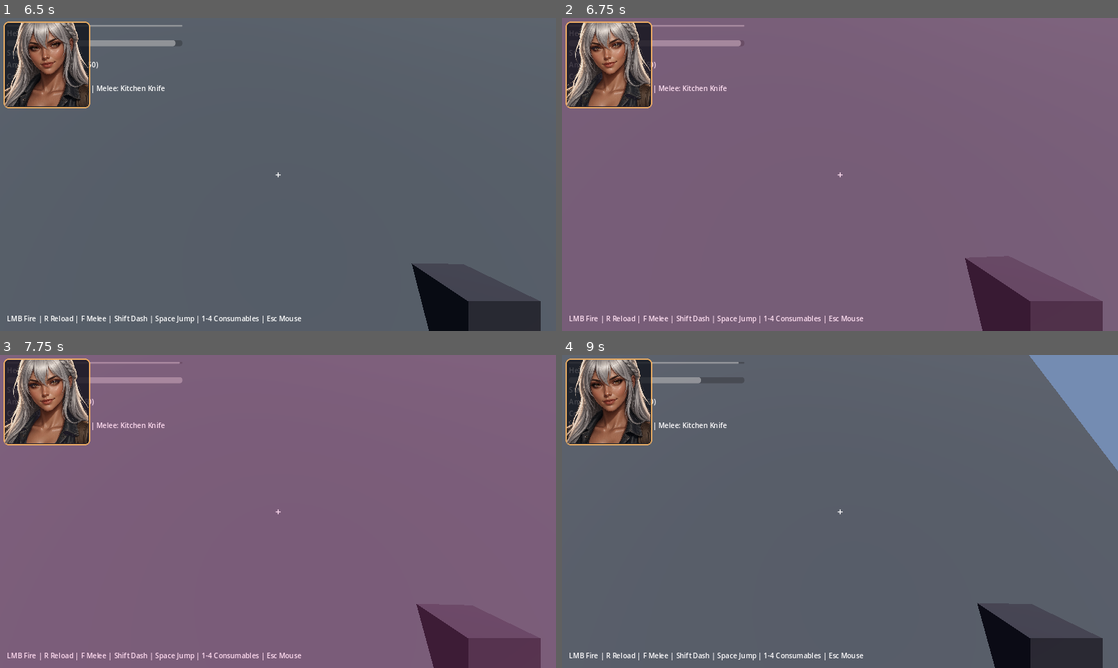
Above: before the commit, frames 1-4 (two rows, left to right).
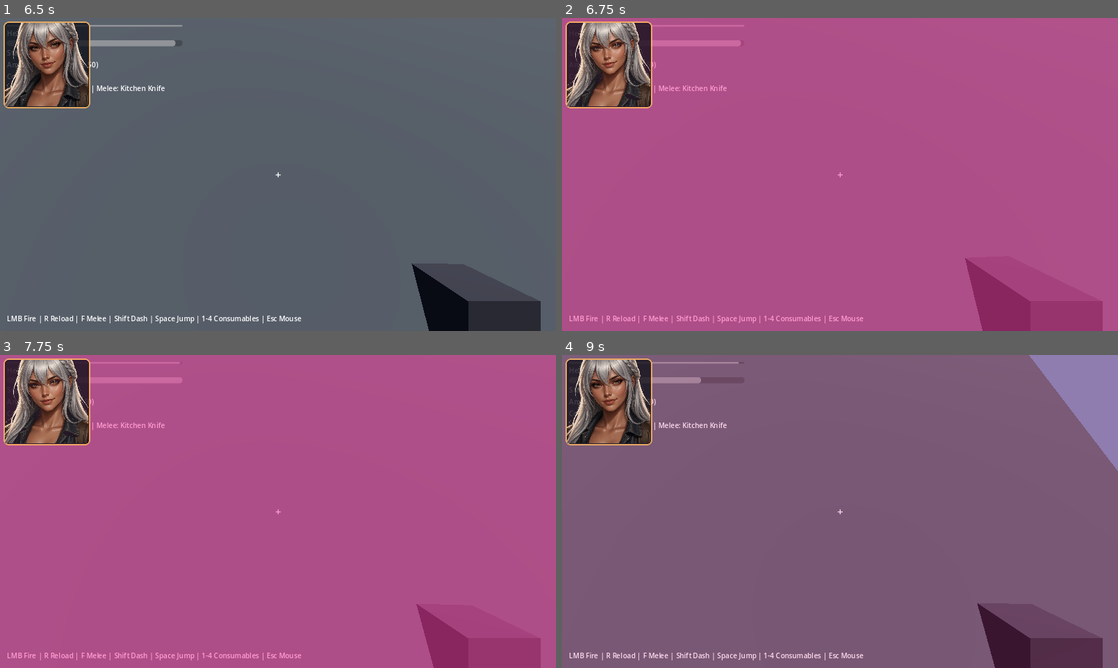
Above: after the commit, the same moments.

Repository: grey142/tickle-outbreak
Game: Godot game, scene res://scenes/main/MainMenu.tscn
Two runs of this game, one before a commit and one after it. Both use one fixed random seed, a clock stepped at 60 frames per second and the inputs below.
Inputs (mouse positions are in pixels of both pictures, inside the frame that each line leads up to):
- Up to frame 1 (6.5 s): click "Gallery / Compendium" at 0.5 s; click "← Back to Main Menu" at 1.25 s; click "New Run → Hub" at 2 s; click "Deploy → Mission 1" at 2.75 s; tap Enter at 3.5 s; move the mouse to (305, 174) at 3.52 s; hold W (move_forward) from 3.53 s (still down); tap Shift (dash) at 3.6 s; click (305, 174) at 3.67 s; tap Space (jump) at 3.77, 4.52, 6.02 s; move the mouse to (250, 174) at 4.27 s; click (250, 174) at 4.35 s; move the mouse to (289, 168) at 5.02 s; tap F (melee) at 5.1 s; click (289, 168) at 5.17 s; move the mouse to (272, 180) at 5.77 s; tap 4 (use_alcohol) at 5.85 s; click (272, 180) at 5.92 s
- Up to frame 2 (6.75 s): keep holding W (move_forward); move the mouse to (878, 177) at 6.52 s; tap 3 (use_ammo) at 6.6 s; click (878, 177) at 6.67 s
- Up to frame 3 (7.75 s): keep holding W (move_forward); tap Space (jump) at 6.77, 7.52 s; move the mouse to (233, 508) at 7.27 s; tap 2 (use_energy) at 7.35 s; click (233, 508) at 7.42 s
- Up to frame 4 (9 s): move the mouse to (845, 511) at 8.02 s; tap 1 (use_health) at 8.1 s; click (845, 511) at 8.17 s; tap Space (jump) at 8.75 s; move the mouse to (817, 505) at 8.77 s; release W (move_forward) at 8.78 s; hold D (move_right) from 8.78 s (still down); tap Shift (dash) at 8.85 s; click (817, 505) at 8.92 s

Frame 1 is identical in both runs. In frame 2, 96% of the frame differs, in the area x 0-100%, y 0-100%; in frame 3, 96%; in frame 4, 95%.

Commit message:
Boost tickle flash/SFX and add mission apocalyptic ambience
Replace tiny chirp giggles with louder synthesized laughs, raise pink flash to ~0.52 alpha, add city+zombie ambience loops, and re-export the Web build.

Diff:
--- a/default_bus_layout.tres
+++ b/default_bus_layout.tres
@@ -5,5 +5,11 @@
 bus/1/solo = false
 bus/1/mute = false
 bus/1/bypass_fx = false
-bus/1/volume_db = 0.0
+bus/1/volume_db = 4.5
 bus/1/send = &"Master"
+bus/2/name = &"Ambience"
+bus/2/solo = false
+bus/2/mute = false
+bus/2/bypass_fx = false
+bus/2/volume_db = 0.0
+bus/2/send = &"Master"
--- a/scenes/mission/Mission.tscn
+++ b/scenes/mission/Mission.tscn
@@ -124,7 +124,7 @@
 mouse_filter = 2
 
 [node name="TickleFeedback" type="CanvasLayer" parent="."]
-layer = 8
+layer = 9
 script = ExtResource("6")
 
 [node name="GameOverUI" type="CanvasLayer" parent="."]
--- /dev/null
+++ b/scripts/mission/MissionAmbience.gd
@@ -0,0 +1,46 @@
+extends Node
+class_name MissionAmbience
+## Looping apocalyptic city + female-zombie ambience for mission scenes.
+
+const CITY_PATH := "res://assets/audio/ambience_city.ogg"
+const ZOMBIE_PATH := "res://assets/audio/ambience_zombies.ogg"
+const CITY_VOL_DB := -10.0
+const ZOMBIE_VOL_DB := -9.0
+
+var _city: AudioStreamPlayer
+var _zombies: AudioStreamPlayer
+
+func _ready() -> void:
+	process_mode = Node.PROCESS_MODE_ALWAYS
+	_city = _make_player("CityAmbience", CITY_PATH, CITY_VOL_DB)
+	_zombies = _make_player("ZombieAmbience", ZOMBIE_PATH, ZOMBIE_VOL_DB)
+	_start()
+
+func _make_player(p_name: String, path: String, vol_db: float) -> AudioStreamPlayer:
+	var p := AudioStreamPlayer.new()
+	p.name = p_name
+	p.bus = "Ambience"
+	p.volume_db = vol_db
+	var stream := load(path) as AudioStream
+	if stream:
+		# Ensure looping even if import missed the flag.
+		if stream is AudioStreamOggVorbis:
+			(stream as AudioStreamOggVorbis).loop = true
+		p.stream = stream
+	add_child(p)
+	return p
+
+func _start() -> void:
+	if _city and _city.stream:
+		_city.play()
+	if _zombies and _zombies.stream:
+		_zombies.play()
+
+func stop_ambience() -> void:
+	if _city and _city.playing:
+		_city.stop()
+	if _zombies and _zombies.playing:
+		_zombies.stop()
+
+func _exit_tree() -> void:
+	stop_ambience()
--- a/scripts/mission/MissionRoot.gd
+++ b/scripts/mission/MissionRoot.gd
@@ -20,6 +20,11 @@
 	mission.name = "MissionManager"
 	add_child(mission)
 	mission.start_mission(self, arena.spawn_points)
+
+	# Apocalyptic city + female zombie loops (Ambience bus).
+	var amb := MissionAmbience.new()
+	amb.name = "MissionAmbience"
+	add_child(amb)
 
 	# HUD / overlays are child scenes in Mission.tscn
 	var hud := get_node_or_null("HUD")
--- a/scripts/systems/TickleSystem.gd
+++ b/scripts/systems/TickleSystem.gd
@@ -4,6 +4,7 @@
 ## Emits EventBus.tickle_pulse once per second while ≥1 zombie is actively tickling.
 
 const PULSE_INTERVAL := 1.0
+const DEBUG_PULSE := false
 
 var player: PlayerController
 var active_count: int = 0
@@ -64,6 +65,8 @@
 		return
 	if _pulse_timer <= 0.0:
 		EventBus.tickle_pulse.emit(count, depleted)
+		if DEBUG_PULSE:
+			print("[TickleSystem] tickle_pulse count=%d depleted=%s" % [count, depleted])
 		_pulse_timer = PULSE_INTERVAL
 	else:
 		_pulse_timer -= delta
--- a/scripts/ui/MainMenu.gd
+++ b/scripts/ui/MainMenu.gd
@@ -7,9 +7,12 @@
 @onready var touch_toggle: CheckButton = $Center/VBox/TouchControls
 
 var _cheats_panel: PanelContainer
+var _audio_unlocked: bool = false
 
 func _ready() -> void:
 	Input.set_mouse_mode(Input.MOUSE_MODE_VISIBLE)
+	# Web browsers mute until a user gesture — prime AudioServer on first click/tap.
+	set_process_unhandled_input(true)
 	title.text = "TICKLE OUTBREAK"
 	blurb.text = "A first-person tickle-zombie survival FPS.\nTongue-in-cheek vertical slice for Godot 4.3+."
 	if touch_toggle:
@@ -19,6 +22,7 @@
 		)
 	_ensure_extra_buttons()
 	start_btn.pressed.connect(func():
+		_unlock_web_audio()
 		GameState.reset_run()
 		# Preserve touch toggle across reset_run
 		var keep_touch := touch_toggle.button_pressed if touch_toggle else GameState.force_mobile_controls
@@ -120,3 +124,31 @@
 func _open_gallery() -> void:
 	GameState.gallery_return_scene = "res://scenes/main/MainMenu.tscn"
 	get_tree().change_scene_to_file("res://scenes/ui/Gallery.tscn")
+
+func _unhandled_input(event: InputEvent) -> void:
+	if event is InputEventMouseButton and event.pressed:
+		_unlock_web_audio()
+	elif event is InputEventScreenTouch and event.pressed:
+		_unlock_web_audio()
+	elif event is InputEventKey and event.pressed:
+		_unlock_web_audio()
+
+func _unlock_web_audio() -> void:
+	# Any play() after a user gesture unlocks the Web Audio context.
+	if _audio_unlocked or not is_inside_tree():
+		return
+	_audio_unlocked = true
+	var p := AudioStreamPlayer.new()
+	p.bus = "Master"
+	p.volume_db = -80.0
+	var stream := load("res://assets/audio/giggle_01.ogg") as AudioStream
+	if stream:
+		p.stream = stream
+		add_child(p)
+		p.play()
+		get_tree().create_timer(0.05).timeout.connect(func():
+			if is_instance_valid(p):
+				p.stop()
+				p.queue_free()
+		)
+	set_process_unhandled_input(false)
--- a/scripts/ui/TickleFeedback.gd
+++ b/scripts/ui/TickleFeedback.gd
@@ -2,9 +2,9 @@
 class_name TickleFeedback
 ## Full-screen pink flash + giggle SFX on EventBus.tickle_pulse (once per second while tickled).
 
-const FLASH_PEAK_ALPHA := 0.24
-const FLASH_FADE_SEC := 0.32
-const PINK := Color(1.0, 0.35, 0.72, 0.0)
+const FLASH_PEAK_ALPHA := 0.52
+const FLASH_FADE_SEC := 0.50
+const PINK := Color(1.0, 0.25, 0.65, 0.0)
 
 const GIGGLE_PATHS := [
 	"res://assets/audio/giggle_01.ogg",
@@ -12,24 +12,33 @@
 ]
 const INTENSE_PATH := "res://assets/audio/laugh_intense.ogg"
 
+const VOL_GIGGLE_DB := 5.0
+const VOL_INTENSE_DB := 8.0
+
 var _flash: ColorRect
-var _player: AudioStreamPlayer
+var _players: Array[AudioStreamPlayer] = []
+var _player_idx: int = 0
 var _giggles: Array[AudioStream] = []
 var _intense: AudioStream
 var _tween: Tween
 
 func _ready() -> void:
-	layer = 8
+	layer = 9
+	process_mode = Node.PROCESS_MODE_ALWAYS
+	visible = true
 	_build_overlay()
 	_load_audio()
-	EventBus.tickle_pulse.connect(_on_tickle_pulse)
+	if not EventBus.tickle_pulse.is_connected(_on_tickle_pulse):
+		EventBus.tickle_pulse.connect(_on_tickle_pulse)
 
 func _build_overlay() -> void:
 	_flash = ColorRect.new()
 	_flash.name = "PinkFlash"
 	_flash.color = PINK
 	_flash.mouse_filter = Control.MOUSE_FILTER_IGNORE
-	_flash.set_anchors_preset(Control.PRESET_FULL_RECT)
+	_flash.set_anchors_and_offsets_preset(Control.PRESET_FULL_RECT)
+	_flash.anchor_left = 0.0
+	_flash.anchor_top = 0.0
 	_flash.anchor_right = 1.0
 	_flash.anchor_bottom = 1.0
 	_flash.offset_left = 0.0
@@ -38,13 +47,19 @@
 	_flash.offset_bottom = 0.0
 	_flash.grow_horizontal = Control.GROW_DIRECTION_BOTH
 	_flash.grow_vertical = Control.GROW_DIRECTION_BOTH
+	_flash.visible = true
+	_flash.z_index = 100
 	add_child(_flash)
 
-	_player = AudioStreamPlayer.new()
-	_player.name = "GigglePlayer"
-	_player.bus = "SFX"
-	_player.volume_db = -4.0
-	add_child(_player)
+	# Dual players so overlapping pulses aren't cut off.
+	for i in range(2):
+		var p := AudioStreamPlayer.new()
+		p.name = "GigglePlayer_%d" % i
+		p.bus = "SFX"
+		p.volume_db = VOL_GIGGLE_DB
+		p.max_polyphony = 1
+		add_child(p)
+		_players.append(p)
 
 func _load_audio() -> void:
 	_giggles.clear()
@@ -59,10 +74,16 @@
 	_play_giggle(active_count, stamina_depleted)
 
 func _trigger_flash() -> void:
+	if _flash == null:
+		return
 	if _tween and _tween.is_valid():
 		_tween.kill()
+	_flash.visible = true
 	_flash.color = Color(PINK.r, PINK.g, PINK.b, FLASH_PEAK_ALPHA)
 	_tween = create_tween()
+	_tween.set_pause_mode(Tween.TWEEN_PAUSE_PROCESS)
+	# Brief hold, then fade out.
+	_tween.tween_interval(0.06)
 	_tween.tween_property(_flash, "color:a", 0.0, FLASH_FADE_SEC).set_trans(Tween.TRANS_QUAD).set_ease(Tween.EASE_OUT)
 
 func _play_giggle(active_count: int, stamina_depleted: bool) -> void:
@@ -74,10 +95,11 @@
 		stream = _giggles[randi() % _giggles.size()]
 	elif _intense:
 		stream = _intense
-	if stream == null:
+	if stream == null or _players.is_empty():
 		return
-	_player.stream = stream
-	# Slightly louder when intense
-	_player.volume_db = -2.0 if use_intense else -5.0
-	_player.pitch_scale = 1.0 + randf_range(-0.04, 0.06)
-	_player.play()
+	var player := _players[_player_idx]
+	_player_idx = (_player_idx + 1) % _players.size()
+	player.stream = stream
+	player.volume_db = VOL_INTENSE_DB if use_intense else VOL_GIGGLE_DB
+	player.pitch_scale = 1.0 + randf_range(-0.04, 0.06)
+	player.play()
Not shown, added: assets/audio/ambience_city.ogg.import
Not shown, added: assets/audio/ambience_zombies.ogg.import
Not shown, changed: assets/audio/giggle_01.ogg.import
Not shown, changed: assets/audio/giggle_02.ogg.import
Not shown, changed: assets/audio/laugh_intense.ogg.import
Not shown, changed: README.md
Not shown, added: assets/audio/SOURCES.md
Not shown, added: assets/audio/ambience_city.ogg
Not shown, added: assets/audio/ambience_zombies.ogg
Not shown, changed: assets/audio/giggle_01.ogg
Not shown, changed: assets/audio/giggle_02.ogg
Not shown, changed: assets/audio/laugh_intense.ogg
(and 2 more such lines)
